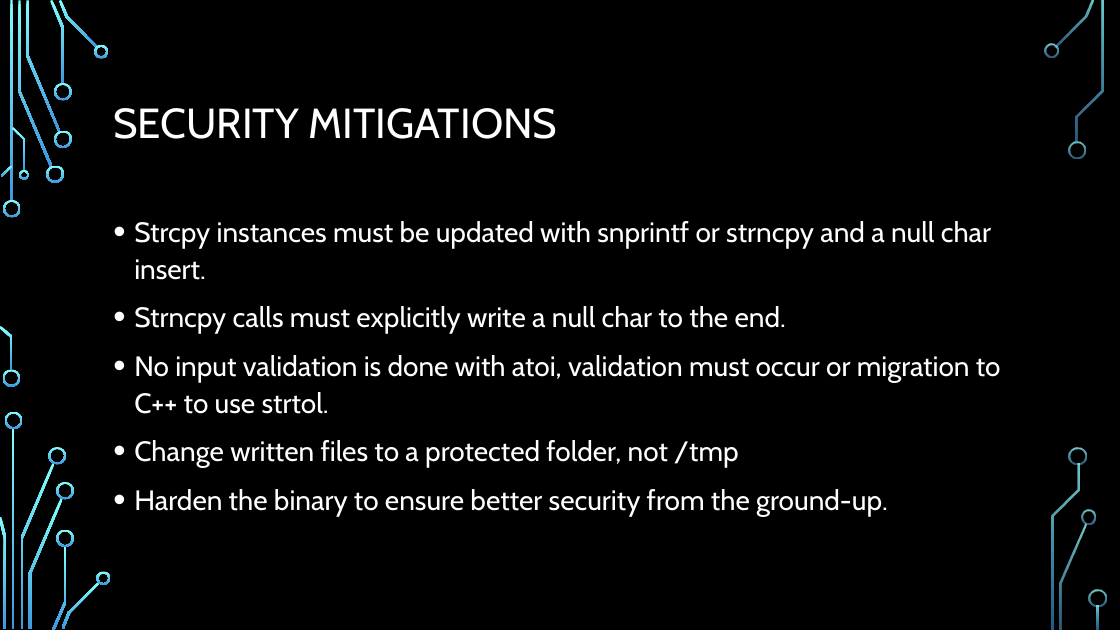
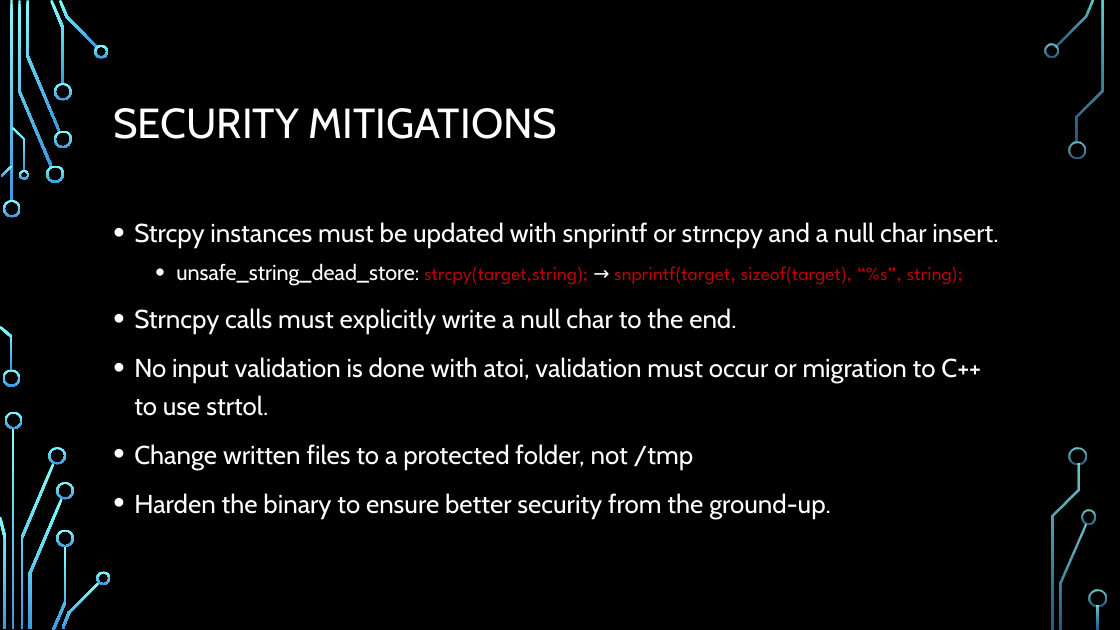
Before and after one commit to swiftlydesigner/DU-COMP-4723-Final, a slide deck: slide 19 of Final Project.pptx. Drawn at 1120x630 pixels with LibreOffice and Linux fonts; fonts in the diff are those of the drawing; background and template pictures are left out. Boxes give left, top, right and bottom in pixels: in the first picture for what was removed or moved away, otherwise in the second. Text is boxed around its words. In the diff, an @@ line names an element or a change of style, - is before the commit and + after.

```diff
--- a/Final Project.pptx
+++ b/Final Project.pptx
@@ text at (134,222,998,518): size 24 to 22.2 pt in "Strcpy instances must be updated with snprintf ...", "Strncpy calls must explicitly write a null ...", "No input validation is done with atoi, ...", "Change written files to a protected folder, ..." and 1 more places; line spacing 1.1 to 1.2 @@
@@ text at (176,263,963,286): paragraph added @@
+  • unsafe_string_dead_store: strcpy(target,string); → snprintf(target, sizeof(target), “%s”, string);
```
Also in this commit, not shown: 1 other slide changed.
